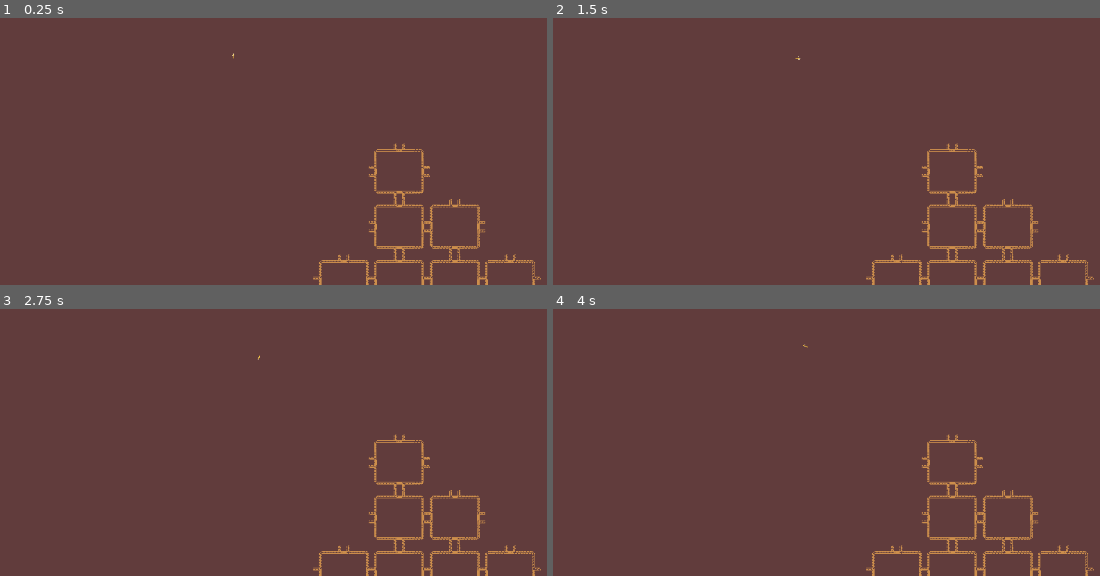
Above: before the commit, frames 1-4 (two rows, left to right).
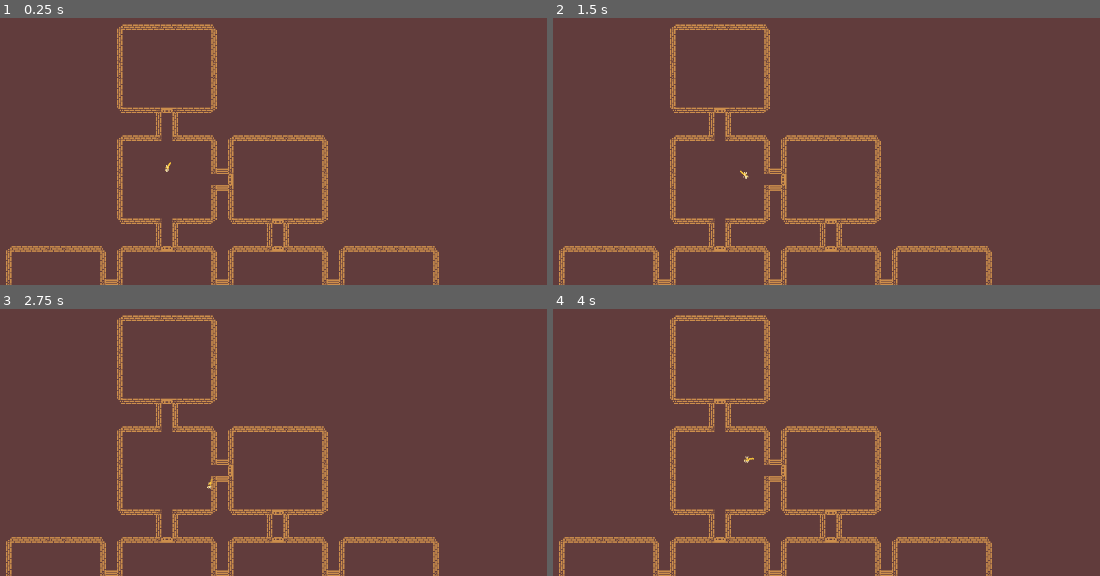
Above: after the commit, the same moments.

Repository: tojaku-classroom/godot-platforma-4
Game: Godot game, scene res://Scenes/Levels/level_1.tscn
Same seed, same stepped clock (60 frames per second), same inputs: the game is played once before the commit and once after it.
Inputs (mouse positions are in pixels of both pictures, inside the frame that each line leads up to):
- Up to frame 1 (0.25 s): no input
- Up to frame 2 (1.5 s): tap Enter at 0.5 s; move the mouse to (963, 39) at 0.52 s; hold D (move_right) 0.53-1.28 s; tap Space at 1.25 s; move the mouse to (624, 82) at 1.27 s; hold S (move_down) from 1.28 s (still down)
- Up to frame 3 (2.75 s): move the mouse to (outside the picture) at 2.02 s; release S (move_down) at 2.03 s; hold D (move_right) from 2.03 s (still down)
- Up to frame 4 (4 s): move the mouse to (744, 442) at 2.77 s; release D (move_right) at 2.78 s; hold W (move_up) 2.78-3.53 s; move the mouse to (1028, 418) at 3.52 s; hold A (move_left) from 3.53 s (still down)

The runs differ from the first frame. In frame 1, 8.4% of the frame differs, in the area x 1-99%, y 2-100%; in frame 2, 8.4%; in frame 3, 8.4%; in frame 4, 8.4%.

Commit message:
Room generation continued

Diff:
--- a/roguelike/Scenes/Levels/level_1.tscn
+++ b/roguelike/Scenes/Levels/level_1.tscn
@@ -5,11 +5,12 @@
 
 [node name="Main" type="Node2D"]
 
-[node name="RoomGeneration" type="Node2D" parent="."]
+[node name="RoomGeneration" type="Node2D" parent="." node_paths=PackedStringArray("player")]
 script = ExtResource("1_4dpyx")
+player = NodePath("../Player")
 
 [node name="Player" parent="." instance=ExtResource("1_tlcug")]
 
 [node name="Camera2D" type="Camera2D" parent="."]
+position = Vector2(575, 308)
 offset = Vector2(1, 16)
-zoom = Vector2(0.5, 0.5)
--- a/roguelike/Scripts/room.gd
+++ b/roguelike/Scripts/room.gd
@@ -24,10 +24,33 @@
 	pass
 
 func set_neighbor (neighbor_direction: Direction, neighbor_room: Room):
-	pass
+	if neighbor_direction == Direction.NORTH:
+		entrance_north.set_neighbor(neighbor_room)
+	elif neighbor_direction == Direction.SOUTH:
+		entrance_south.set_neighbor(neighbor_room)
+	elif neighbor_direction == Direction.WEST:
+		entrance_west.set_neighbor(neighbor_room)
+	elif neighbor_direction == Direction.EAST:
+		entrance_east.set_neighbor(neighbor_room)
 
 func player_enter (entry_direction: Direction, player: CharacterBody2D, first_room: bool = false):
-	pass
+	if entry_direction == Direction.NORTH:
+		player.global_position = entrance_north.player_spawn.global_position
+	elif entry_direction == Direction.SOUTH:
+		player.global_position = entrance_south.player_spawn.global_position
+	elif entry_direction == Direction.EAST:
+		player.global_position = entrance_east.player_spawn.global_position
+	elif entry_direction == Direction.WEST:
+		player.global_position = entrance_west.player_spawn.global_position
+
+	if first_room:
+		player.global_position = global_position
+
+	if enemies_in_room > 0 and not doors_always_open:
+		close_doors()
+	else:
+		open_doors()
+
 
 func _on_defeat_enemy (enemy):
 	pass
--- a/roguelike/Scripts/room_entrance.gd
+++ b/roguelike/Scripts/room_entrance.gd
@@ -15,6 +15,7 @@
 
 func _ready() -> void:
 	exit_trigger.body_entered.connect(_on_body_entered_exit_trigger)
+	toggle_barrier(true)
 
 func set_neighbor(neighbor_room: Room):
 	neighbor = neighbor_room
--- a/roguelike/Scripts/room_generation.gd
+++ b/roguelike/Scripts/room_generation.gd
@@ -64,12 +64,51 @@
 				continue
 
 			var room: Room = room_scene.instantiate()
+			var is_first_room: bool = first_room_x == x and first_room_y == y
+
 			get_tree().root.add_child.call_deferred(room)
 			rooms.append(room)
+
 			room.global_position = Vector2(x, y) * room_pos_offset
+
+			if is_first_room:
+				first_room = room
+
+			room.initialize()
+
+	for room in rooms:
+		var map_pos: Vector2 = _get_map_index(room)
+		var x = map_pos.x
+		var y = map_pos.y
+
+		if y > 0 and _get_map(x, y - 1):
+			room.set_neighbor.call_deferred(Room.Direction.NORTH, get_room_from_map(x, y - 1))
+
+		if y < map_size - 1 and _get_map(x, y + 1):
+			room.set_neighbor.call_deferred(Room.Direction.SOUTH, get_room_from_map(x, y + 1))
+
+		if x < map_size - 1 and _get_map(x + 1, y):
+			room.set_neighbor.call_deferred(Room.Direction.EAST, get_room_from_map(x + 1, y))
+
+		if x > 0 and _get_map(x - 1, y):
+			room.set_neighbor.call_deferred(Room.Direction.WEST, get_room_from_map(x - 1, y))
+
+	first_room.player_enter.call_deferred(Room.Direction.NORTH, player, true)
 
 func _get_map(x: int, y: int) -> bool:
 	return map[x + y * map_size]
 
 func _set_map(x: int, y: int, value: bool):
 	map[x + y * map_size] = value
+
+func _get_map_index(room: Room) -> Vector2i:
+	return Vector2i(room.global_position / room_pos_offset)
+
+func get_room_from_map(x: int, y: int) -> Room:
+	for room in rooms:
+		var pos = _get_map_index(room)
+		if pos.x != x and pos.y != y:
+			continue
+
+		return room
+	return null
